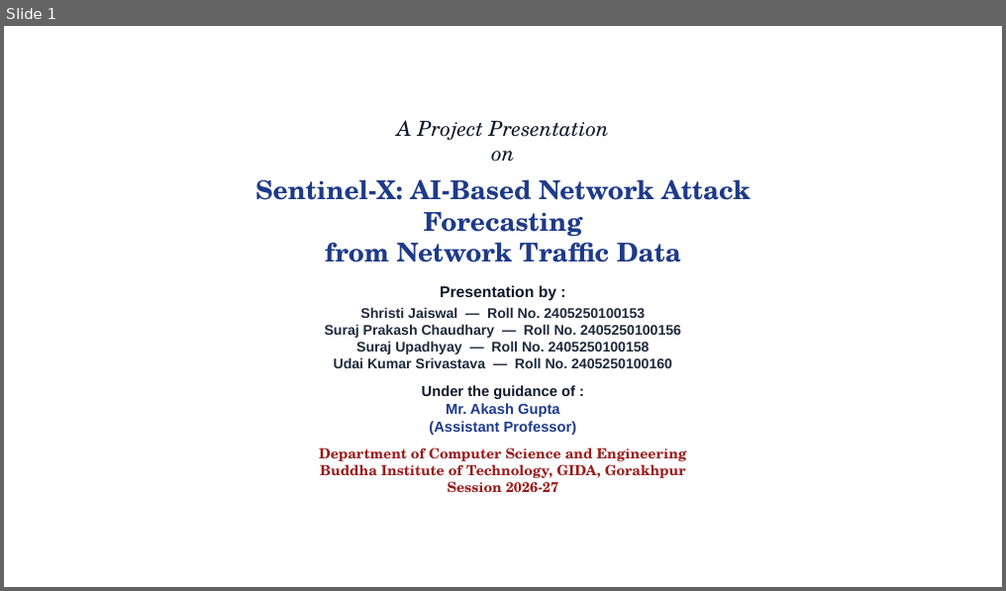
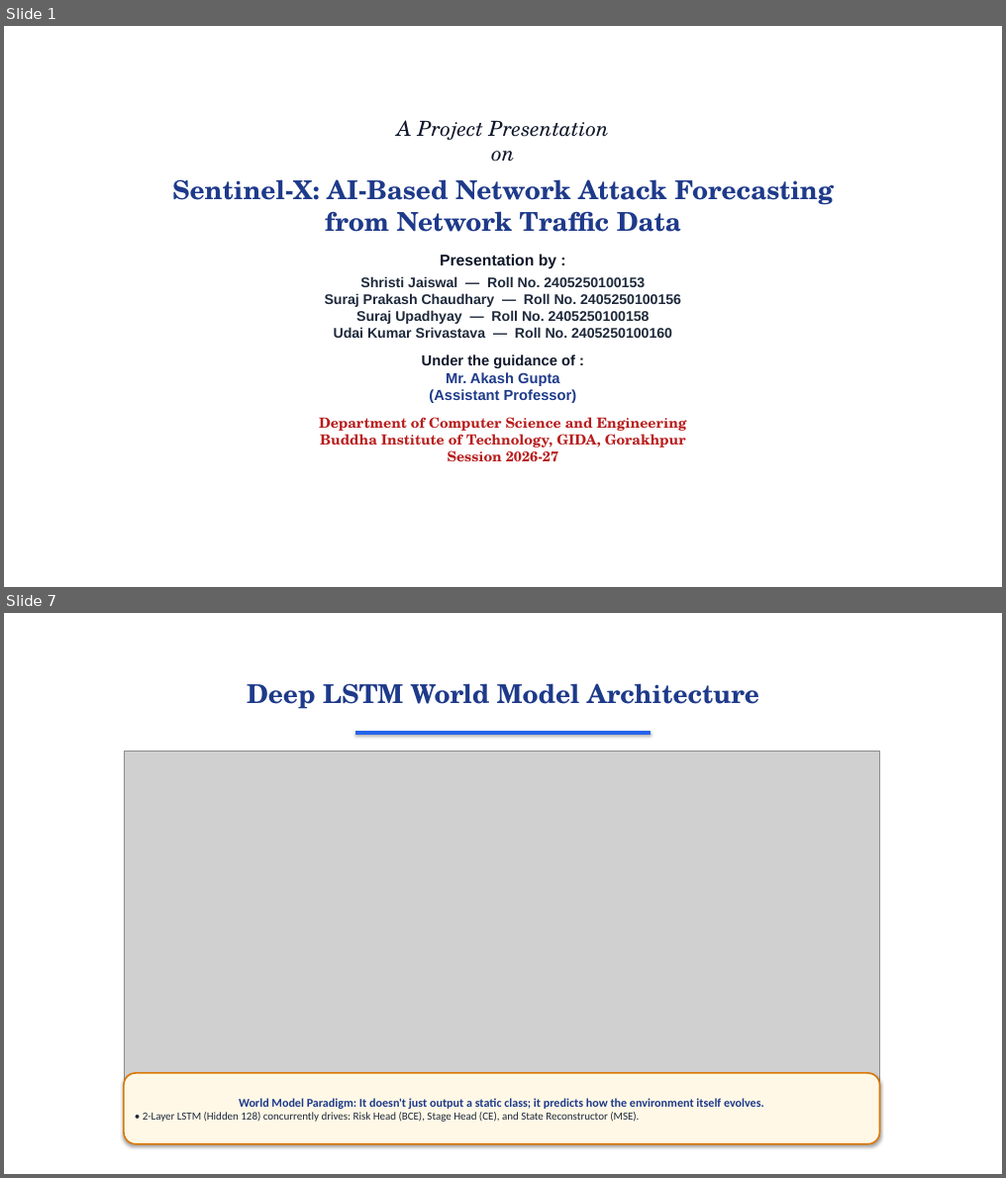
Before and after one commit to surajbuilds53/sentinel-x, a slide deck: Sentinel-X_Presentation.pptx. Shown one above the other, each under a label of ours: slide 1 before the commit, slides 1 and 7 after it; the slides between them are not shown. The pictures are 1006x591 and 1006x1178 pixels, drawn with LibreOffice and Linux fonts; fonts in the diff are those of the drawing; grey boxes stand for pictures; background and template pictures are left out. Boxes give left, top, right and bottom in pixels: in the first picture for what was removed or moved away, otherwise in the second. Text is boxed around its words. In the diff, an @@ line names an element or a change of style, - is before the commit and + after.

```diff
--- a/Sentinel-X_Presentation.pptx
+++ b/Sentinel-X_Presentation.pptx
@@ slide 7 added at <box>4,613,1002,1174</box>, background picture (left out) @@
@@ text added at <box>247,683,759,709</box>, 25 pt, text #1E3A8A, bold @@
+Deep LSTM World Model Architecture
@@ rectangle added at <box>355,731,650,735</box>, fill #2563EB, outline #2563EB 0.75 pt @@
@@ picture added at <box>124,752,880,1087</box> @@
@@ rounded rectangle added at <box>124,1073,880,1145</box>, fill #FFF8E7, outline #D97706 1.5 pt, 10.5 pt, text #1E293B @@
+World Model Paradigm: It doesn't just output a static class; it predicts how the environment itself evolves.
+• 2-Layer LSTM (Hidden 128) concurrently drives: Risk Head (BCE), Stage Head (CE), and State Reconstructor (MSE).
@@ slide 1 changed as well @@
@@ text "A Project Presentation on": place and size @@
-text "A Project Presentation on" at <box>255,120,750,492</box>
+text "A Project Presentation on" at <box>172,120,834,462</box>
@@ text at <box>319,417,687,462</box>: text colour #991B1B to #B91C1C in "Department of Computer Science and Engineering Buddha ..." @@
```
Also in this commit, not shown: 1 other slide changed, 11 other slides added, 16 slides removed, 11 other files.
